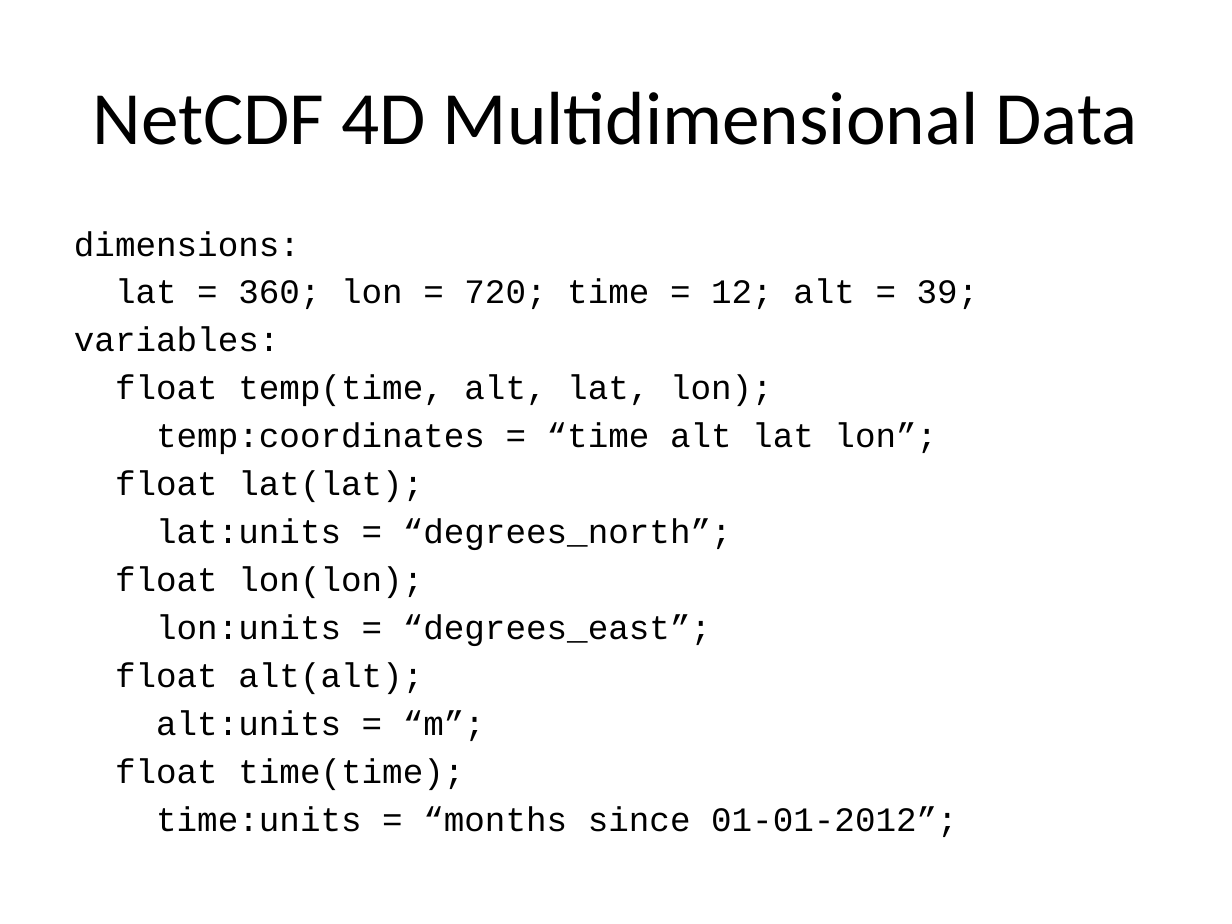
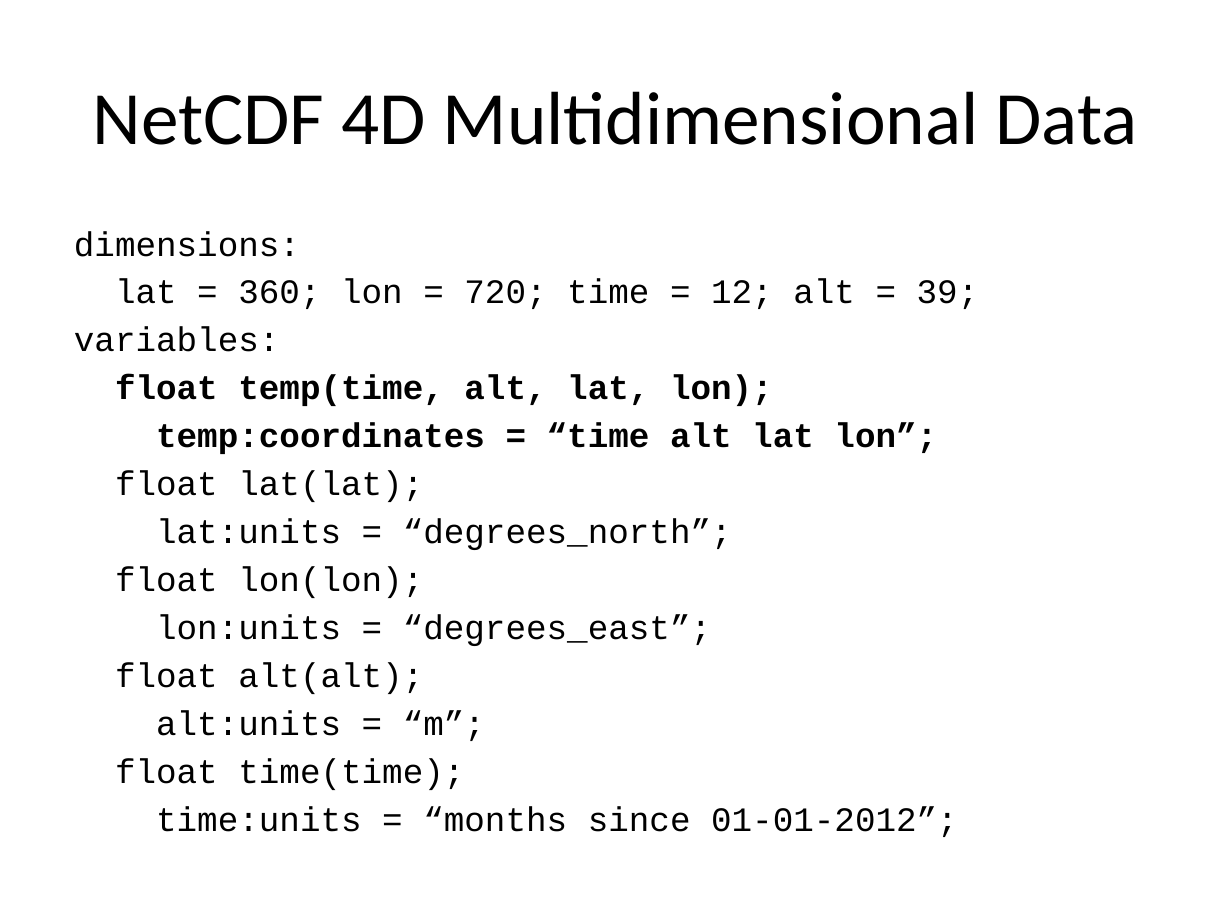
Before and after one commit to Unidata/thredds, a slide deck: slide 4 of docs/web/thredds/tech/tds4.3/tutorial/GRIB.pptx. Drawn at 1232x924 pixels with LibreOffice and Linux fonts; fonts in the diff are those of the drawing. Boxes give left, top, right and bottom in pixels: in the first picture for what was removed or moved away, otherwise in the second. Text is boxed around its words. In the diff, an @@ line names an element or a change of style, - is before the commit and + after.

```diff
--- a/docs/web/thredds/tech/tds4.3/tutorial/GRIB.pptx
+++ b/docs/web/thredds/tech/tds4.3/tutorial/GRIB.pptx
@@ text at (115, 374, 937, 454): bold on in "float temp(time, alt, lat, lon);", "temp:coordinates = “time alt lat lon”;" @@
```
Also in this commit, not shown: 1 other slide changed, 2 slides added, 1 slide removed, 11 other files.
